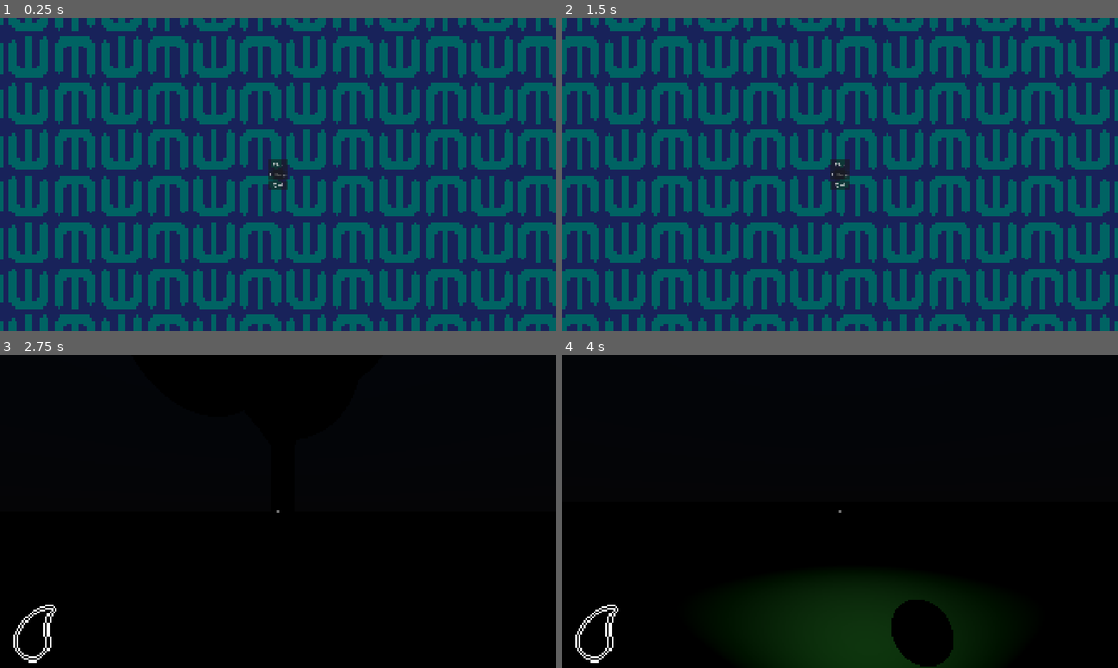
Above: before the commit, frames 1-4 (two rows, left to right).
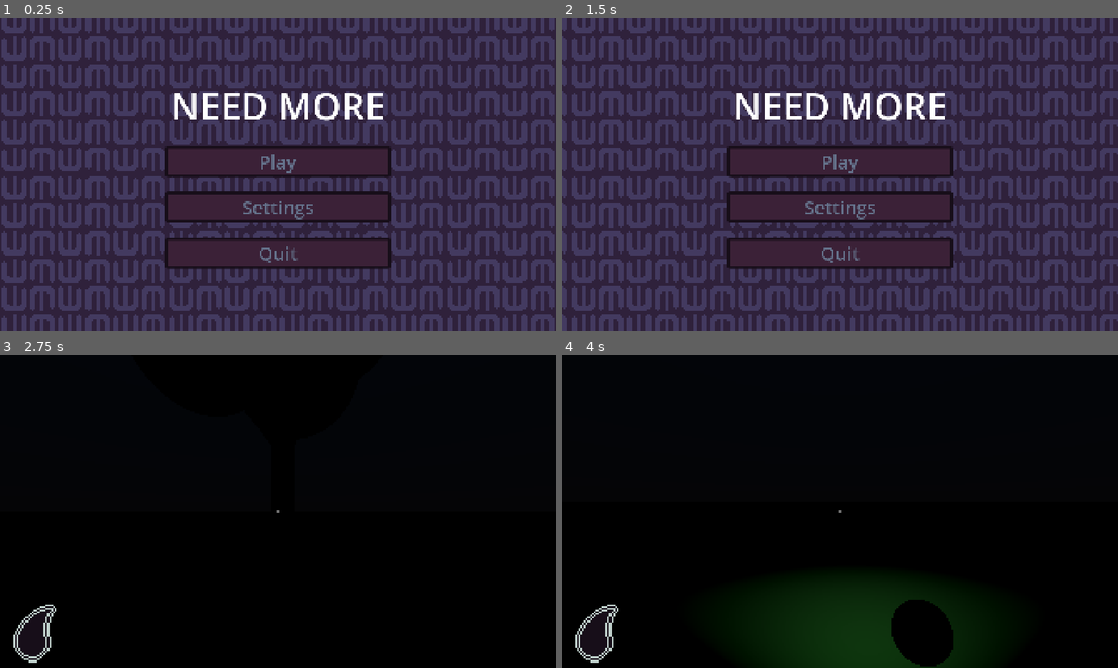
Above: after the commit, the same moments.

Repository: mugrilo18/Need-more
Game: Godot game, scene res://Scenes/UI/ui_manager.tscn
Same seed, same stepped clock (60 frames per second), same inputs: the game is played once before the commit and once after it.
Inputs (mouse positions are in pixels of both pictures, inside the frame that each line leads up to):
- Up to frame 1 (0.25 s): no input
- Up to frame 2 (1.5 s): click "Settings" at 0.5 s; click (840, 130) at 1.25 s, where only the run after the commit has a clickable "Apply"
- Up to frame 3 (2.75 s): click "Play" at 2 s
- Up to frame 4 (4 s): tap Enter at 2.75 s; move the mouse to (867, 511) at 2.77 s; hold W (move_up) from 2.78 s (still down); tap E (interact) at 2.85 s; tap Space (jump) at 3.02, 3.77 s; tap R (restart) at 3.5 s; move the mouse to (812, 511) at 3.52 s; tap F (lantern) at 3.6 s

The runs differ from the first frame. In frame 1, 100% of the frame differs, in the area x 0-100%, y 0-100%; in frame 2, 100%; in frame 3, 0.9%; in frame 4, 0.9%.

Commit message:
UI continued

Diff:
--- a/Assets/Themes/game_theme.tres
+++ b/Assets/Themes/game_theme.tres
@@ -1,4 +1,20 @@
 [gd_resource type="Theme" format=3 uid="uid://evj7qohe3khw"]
+
+[sub_resource type="StyleBoxEmpty" id="StyleBoxEmpty_63mk0"]
+
+[sub_resource type="StyleBoxFlat" id="StyleBoxFlat_rwdkj"]
+bg_color = Color(0.23137255, 0.12941177, 0.21568628, 1)
+border_width_left = 10
+border_width_top = 10
+border_width_right = 10
+border_width_bottom = 10
+border_color = Color(0.09019608, 0.05490196, 0.09803922, 1)
+corner_radius_top_left = 10
+corner_radius_top_right = 10
+corner_radius_bottom_right = 10
+corner_radius_bottom_left = 10
+expand_margin_left = 20.0
+expand_margin_right = 20.0
 
 [sub_resource type="StyleBoxFlat" id="StyleBoxFlat_0nr10"]
 bg_color = Color(1, 1, 1, 0.49803922)
@@ -7,6 +23,16 @@
 corner_radius_bottom_right = 10
 corner_radius_bottom_left = 10
 
+[sub_resource type="StyleBoxFlat" id="StyleBoxFlat_kfh4b"]
+bg_color = Color(0, 0, 0, 1)
+
 [resource]
+BtnMainMenu/base_type = &"Button"
+BtnMainMenu/colors/font_color = Color(0.39607844, 0.4509804, 0.54901963, 1)
+BtnMainMenu/font_sizes/font_size = 64
+BtnMainMenu/styles/focus = SubResource("StyleBoxEmpty_63mk0")
+BtnMainMenu/styles/normal = SubResource("StyleBoxFlat_rwdkj")
 CrossHair/base_type = &"Panel"
 CrossHair/styles/panel = SubResource("StyleBoxFlat_0nr10")
+PanelBig/base_type = &"Panel"
+PanelBig/styles/panel = SubResource("StyleBoxFlat_kfh4b")
--- a/Scenes/UI/hud.tscn
+++ b/Scenes/UI/hud.tscn
@@ -5,6 +5,7 @@
 [ext_resource type="Texture2D" uid="uid://j7827prkdvn1" path="res://Assets/Icons/ProgressBar/charge_under.png" id="2_8glcj"]
 [ext_resource type="Texture2D" uid="uid://23tva08n0vmr" path="res://Assets/Icons/ProgressBar/charge_over.png" id="3_vsu76"]
 [ext_resource type="Texture2D" uid="uid://bsa7sjh8q2d5h" path="res://Assets/Icons/ProgressBar/charge_progress.png" id="4_ux5h0"]
+[ext_resource type="PackedScene" uid="uid://bhafvfmrwjaqb" path="res://Scenes/UI/settings_menu.tscn" id="6_ux5h0"]
 
 [node name="HUD" type="CanvasLayer" unique_id=687148713 node_paths=PackedStringArray("progress_oil")]
 script = ExtResource("1_vsu76")
@@ -47,4 +48,6 @@
 texture_over = ExtResource("3_vsu76")
 texture_progress = ExtResource("4_ux5h0")
 
+[node name="SettingsMenu" parent="." unique_id=1824474224 instance=ExtResource("6_ux5h0")]
+
 [connection signal="value_changed" from="MarginContainer/TextureProgressBar" to="." method="_on_texture_progress_bar_value_changed"]
--- a/Scenes/UI/main_menu.gd
+++ /dev/null
@@ -1,4 +0,0 @@
-extends CanvasLayer
-
-func _on_play_btn_button_down() -> void:
-	get_tree().change_scene_to_file("res://Scenes/Components/World/world.tscn")
--- a/Scenes/UI/main_menu.tscn
+++ b/Scenes/UI/main_menu.tscn
@@ -1,16 +1,21 @@
 [gd_scene format=3 uid="uid://dxm27h0a6w0ry"]
 
 [ext_resource type="Shader" uid="uid://giv0h0gl8afm" path="res://Assets/Shaders/background_shader.gdshader" id="1_i2xx2"]
-[ext_resource type="Script" uid="uid://dgjok3sm6fxq2" path="res://Scenes/UI/main_menu.gd" id="1_o14dv"]
+[ext_resource type="Script" uid="uid://dgjok3sm6fxq2" path="res://Scripts/UI/main_menu.gd" id="1_o14dv"]
 [ext_resource type="Texture2D" uid="uid://16wjl1qxxl7v" path="res://Assets/Shaders/Patterns/Pattern02.png" id="2_i2xx2"]
+[ext_resource type="Theme" uid="uid://evj7qohe3khw" path="res://Assets/Themes/game_theme.tres" id="4_u7lva"]
+[ext_resource type="PackedScene" uid="uid://bhafvfmrwjaqb" path="res://Scenes/UI/settings_menu.tscn" id="5_mrfpk"]
 
 [sub_resource type="ShaderMaterial" id="ShaderMaterial_36iwh"]
 shader = ExtResource("1_i2xx2")
-shader_parameter/scroll_speed = 0.050000002375
+shader_parameter/scroll_speed = 0.010000000475
 shader_parameter/angle_degrees = 0.0
-shader_parameter/repeat_x = 6.0
-shader_parameter/repeat_y = 6.0
-shader_parameter/tint = Color(1.92523e-07, 0.38840538, 0.3884054, 1)
+shader_parameter/repeat_x = 10.0
+shader_parameter/repeat_y = 10.0
+shader_parameter/tint = Color(0.2627451, 0.22745098, 0.3764706, 1)
+
+[sub_resource type="LabelSettings" id="LabelSettings_m5a1v"]
+font_size = 128
 
 [node name="MainMenu" type="CanvasLayer" unique_id=579720651]
 script = ExtResource("1_o14dv")
@@ -21,7 +26,7 @@
 anchor_bottom = 1.0
 grow_horizontal = 2
 grow_vertical = 2
-color = Color(0.09665928, 0.13352588, 0.35456827, 1)
+color = Color(0.18431373, 0.12941177, 0.23137255, 1)
 
 [node name="TextureRect" type="TextureRect" parent="." unique_id=1714712942]
 material = SubResource("ShaderMaterial_36iwh")
@@ -45,17 +50,36 @@
 offset_bottom = 50.5
 grow_horizontal = 2
 grow_vertical = 2
+theme_override_constants/separation = 50
+
+[node name="Label" type="Label" parent="VBoxContainer" unique_id=2129701964]
+layout_mode = 2
+size_flags_horizontal = 4
+text = "NEED MORE"
+label_settings = SubResource("LabelSettings_m5a1v")
+horizontal_alignment = 1
+vertical_alignment = 1
 
 [node name="PlayBtn" type="Button" parent="VBoxContainer" unique_id=1490385997]
 layout_mode = 2
+theme = ExtResource("4_u7lva")
+theme_type_variation = &"BtnMainMenu"
 text = "Play"
 
 [node name="SettingsBtn" type="Button" parent="VBoxContainer" unique_id=6454798]
 layout_mode = 2
+theme = ExtResource("4_u7lva")
+theme_type_variation = &"BtnMainMenu"
 text = "Settings"
 
 [node name="QuitBtn" type="Button" parent="VBoxContainer" unique_id=1366135540]
 layout_mode = 2
+theme = ExtResource("4_u7lva")
+theme_type_variation = &"BtnMainMenu"
 text = "Quit"
 
+[node name="SettingsMenu" parent="." unique_id=1824474224 instance=ExtResource("5_mrfpk")]
+
 [connection signal="button_down" from="VBoxContainer/PlayBtn" to="." method="_on_play_btn_button_down"]
+[connection signal="button_down" from="VBoxContainer/SettingsBtn" to="." method="_on_settings_btn_button_down"]
+[connection signal="button_down" from="VBoxContainer/QuitBtn" to="." method="_on_quit_btn_button_down"]
--- a/Scenes/UI/settings_menu.tscn
+++ b/Scenes/UI/settings_menu.tscn
@@ -1,6 +1,11 @@
 [gd_scene format=3 uid="uid://bhafvfmrwjaqb"]
 
+[ext_resource type="Theme" uid="uid://evj7qohe3khw" path="res://Assets/Themes/game_theme.tres" id="1_gus5t"]
+[ext_resource type="Script" uid="uid://cdqu7l8qfuwgp" path="res://Scripts/UI/settings_menu.gd" id="1_kfh4b"]
+
 [node name="SettingsMenu" type="Panel" unique_id=1824474224]
+visible = false
+custom_minimum_size = Vector2(700, 700)
 anchors_preset = 8
 anchor_left = 0.5
 anchor_top = 0.5
@@ -12,3 +17,77 @@
 offset_bottom = 20.0
 grow_horizontal = 2
 grow_vertical = 2
+theme = ExtResource("1_gus5t")
+theme_type_variation = &"PanelBig"
+script = ExtResource("1_kfh4b")
+
+[node name="MarginContainer" type="MarginContainer" parent="." unique_id=2136100538]
+layout_mode = 1
+anchors_preset = 15
+anchor_right = 1.0
+anchor_bottom = 1.0
+grow_horizontal = 2
+grow_vertical = 2
+theme_override_constants/margin_left = 20
+theme_override_constants/margin_top = 20
+theme_override_constants/margin_right = 20
+theme_override_constants/margin_bottom = 20
+
+[node name="VBoxContainer" type="VBoxContainer" parent="MarginContainer" unique_id=931914185]
+layout_mode = 2
+
+[node name="TittleMenu" type="Label" parent="MarginContainer/VBoxContainer" unique_id=823834581]
+layout_mode = 2
+text = "SETTINGS"
+horizontal_alignment = 1
+vertical_alignment = 1
+
+[node name="HSeparator" type="HSeparator" parent="MarginContainer/VBoxContainer" unique_id=742244906]
+layout_mode = 2
+
+[node name="Section" type="VBoxContainer" parent="MarginContainer/VBoxContainer" unique_id=444512504]
+layout_mode = 2
+
+[node name="TitleSection" type="Label" parent="MarginContainer/VBoxContainer/Section" unique_id=180900872]
+layout_mode = 2
+text = "Screen"
+
+[node name="CheckButton" type="CheckButton" parent="MarginContainer/VBoxContainer/Section" unique_id=2016612657]
+layout_mode = 2
+size_flags_vertical = 4
+text = "Fullscreen"
+
+[node name="HSeparator2" type="HSeparator" parent="MarginContainer/VBoxContainer" unique_id=1494710804]
+layout_mode = 2
+
+[node name="Section2" type="VBoxContainer" parent="MarginContainer/VBoxContainer" unique_id=1149439094]
+layout_mode = 2
+
+[node name="TittleSection" type="Label" parent="MarginContainer/VBoxContainer/Section2" unique_id=1559629696]
+layout_mode = 2
+text = "Audio"
+
+[node name="HBoxContainer" type="HBoxContainer" parent="MarginContainer/VBoxContainer/Section2" unique_id=279870466]
+layout_mode = 2
+
+[node name="Option" type="Label" parent="MarginContainer/VBoxContainer/Section2/HBoxContainer" unique_id=459240873]
+layout_mode = 2
+size_flags_horizontal = 0
+text = "Master"
+
+[node name="SliderOption" type="HSlider" parent="MarginContainer/VBoxContainer/Section2/HBoxContainer" unique_id=1159258187]
+layout_mode = 2
+size_flags_horizontal = 3
+size_flags_vertical = 4
+
+[node name="Percentage" type="Label" parent="MarginContainer/VBoxContainer/Section2/HBoxContainer" unique_id=564722988]
+layout_mode = 2
+size_flags_horizontal = 8
+text = "000%"
+
+[node name="Apply" type="Button" parent="MarginContainer/VBoxContainer" unique_id=351083438]
+layout_mode = 2
+size_flags_vertical = 8
+text = "Apply"
+
+[connection signal="button_down" from="MarginContainer/VBoxContainer/Apply" to="." method="_on_apply_button_down"]
--- /dev/null
+++ b/Scripts/UI/main_menu.gd
@@ -0,0 +1,16 @@
+extends CanvasLayer
+
+@onready var settings_menu: Panel = $SettingsMenu
+
+
+func _on_play_btn_button_down() -> void:
+	get_tree().change_scene_to_file("res://Scenes/Components/World/world.tscn")
+	settings_menu.visible = false
+
+
+func _on_settings_btn_button_down() -> void:
+	settings_menu.visible = true
+
+
+func _on_quit_btn_button_down() -> void:
+	get_tree().quit()
--- /dev/null
+++ b/Scripts/UI/settings_menu.gd
@@ -0,0 +1,7 @@
+extends Panel
+
+func _ready() -> void:
+	visible = false
+
+func _on_apply_button_down() -> void:
+	visible = false
Binary file removed: Assets/Icons.aseprite
Binary file changed: Assets/Icons/ProgressBar/charge_over.png
Binary file changed: Assets/Icons/ProgressBar/charge_progress.png
Binary file changed: Assets/Icons/ProgressBar/charge_under.png
Binary file added: Assets/Original Archives/Aseprite/Icons.aseprite
Renamed: Assets/Patterns.aseprite -> Assets/Original Archives/Aseprite/Patterns.aseprite
Binary file removed: Assets/Progress_bar_test.aseprite
Renamed: Scenes/UI/main_menu.gd.uid -> Scripts/UI/main_menu.gd.uid
Not shown, added: Scripts/UI/settings_menu.gd.uid
